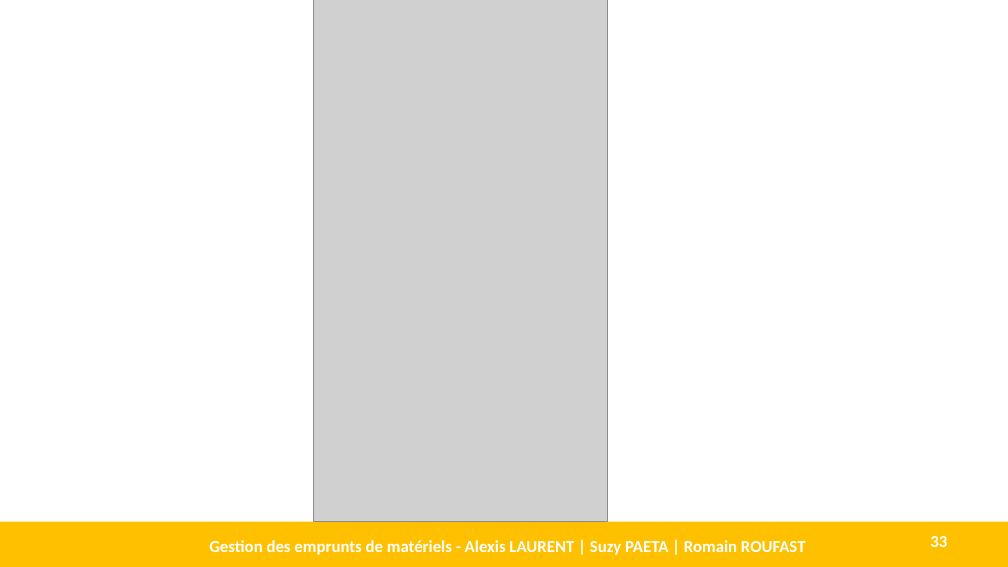
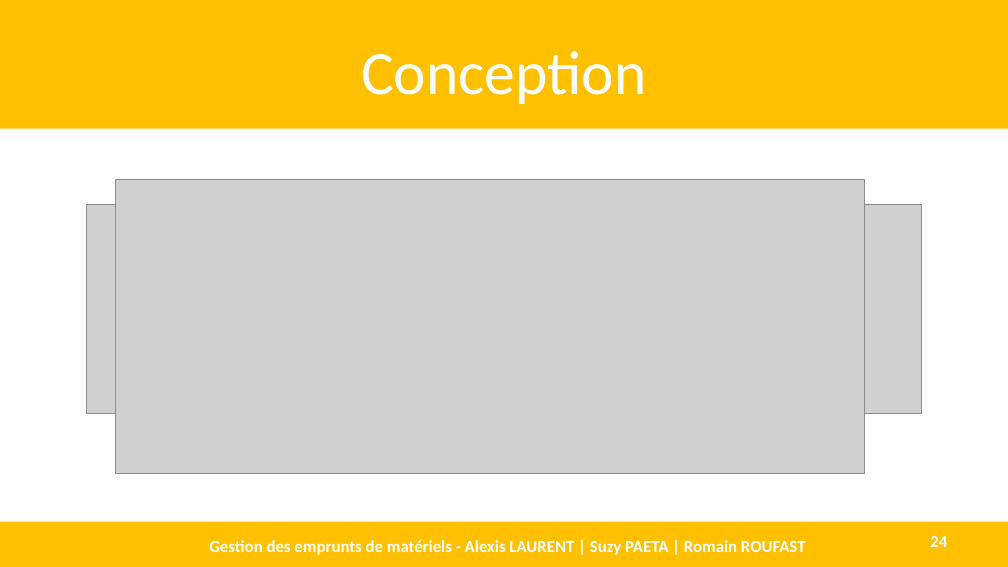
Before and after one commit to AlexisLaurent/Gestion_des_Emprunts, a slide deck: slide 24 of Livrables/D1.3 - DEF.pptx (slide 33 before the commit). Drawn at 1008x567 pixels with LibreOffice and Linux fonts; fonts in the diff are those of the drawing; grey boxes stand for pictures. Boxes give left, top, right and bottom in pixels: in the first picture for what was removed or moved away, otherwise in the second. Text is boxed around its words. In the diff, an @@ line names an element or a change of style, - is before the commit and + after.

```diff
--- a/Livrables/D1.3 - DEF.pptx
+++ b/Livrables/D1.3 - DEF.pptx
@@ rectangle added at (x1=0, y1=0, x2=1008, y2=129), fill #FFC000 @@
@@ picture removed at (x1=313, y1=0, x2=608, y2=521) @@
@@ title added at (x1=361, y1=51, x2=646, y2=104), 44 pt, text #FFFFFF @@
+Conception
@@ picture added at (x1=115, y1=179, x2=864, y2=474) @@
@@ picture added at (x1=87, y1=205, x2=921, y2=414) @@
@@ page number at (x1=930, y1=536, x2=947, y2=547): text changed @@
-33
+24
```
Also in this commit, not shown: 15 other slides changed, 3 slides removed.
